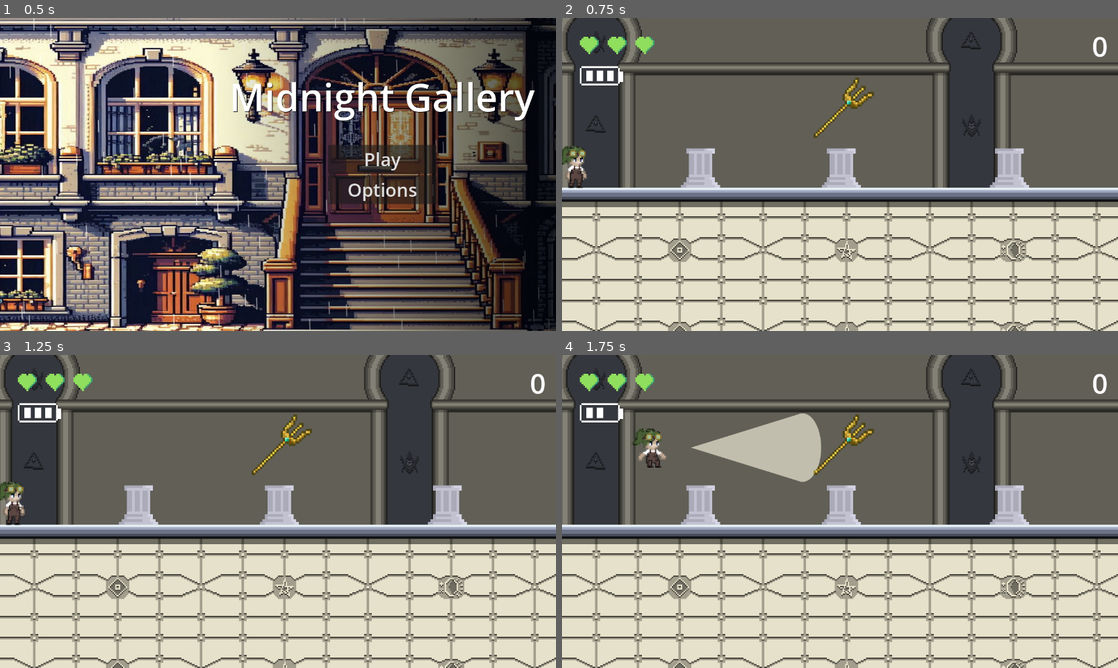
Above: before the commit, frames 1-4 (two rows, left to right).
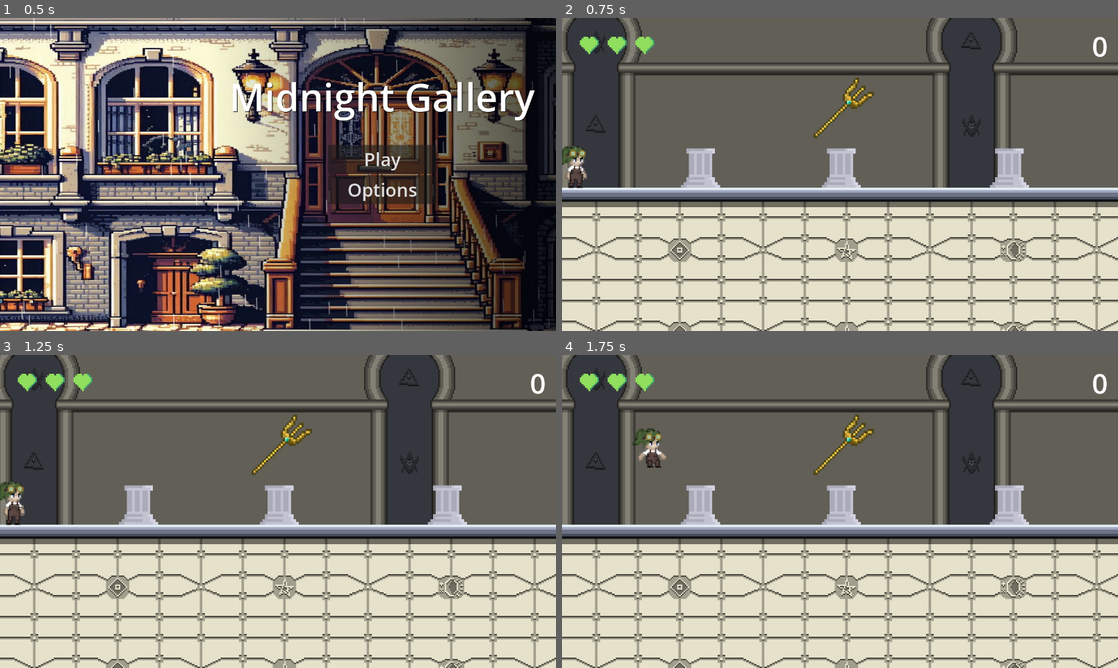
Above: after the commit, the same moments.

Repository: IES-Rafael-Alberti/GameOff2024KarambitStudios
Game: Godot game, scene res://Scenes/Menus/main_menu.tscn
Two runs of this game, one before a commit and one after it. Both use one fixed random seed, a clock stepped at 60 frames per second and the inputs below. The engine's default icon, where the game draws it, is replaced by a stand-in: a white triangle on a blue panel in a dark square.
Inputs (mouse positions are in pixels of both pictures, inside the frame that each line leads up to):
- Up to frame 1 (0.5 s): no input
- Up to frame 2 (0.75 s): click "Play" at 0.5 s
- Up to frame 3 (1.25 s): no input
- Up to frame 4 (1.75 s): move the mouse to (962, 495) at 1.27 s; hold D (Move_right) from 1.28 s (still down); right-click (962, 495) at 1.35 s; click (962, 495) at 1.42 s; tap Space (Jump) at 1.52 s

Frame 1 is identical in both runs. In frame 2, 0.3% of the frame differs, in the area x 3-11%, y 15-22%; in frame 3, 0.3%; in frame 4, 3.1%, in the area x 3-47%, y 15-41%.

Commit message:
Mas arreglos

Diff:
--- a/Scenes/Characters/player.tscn
+++ b/Scenes/Characters/player.tscn
@@ -640,7 +640,7 @@
 [sub_resource type="RectangleShape2D" id="RectangleShape2D_i7bck"]
 
 [sub_resource type="RectangleShape2D" id="RectangleShape2D_godh2"]
-size = Vector2(27, 27)
+size = Vector2(39.5, 58)
 
 [node name="Player" type="CharacterBody2D" groups=["Player"]]
 texture_filter = 1
@@ -740,6 +740,7 @@
 collision_mask = 4
 
 [node name="AttackHitbox" type="CollisionShape2D" parent="meleeAttack"]
+position = Vector2(6.25, -5)
 shape = SubResource("RectangleShape2D_godh2")
 
 [connection signal="timeout" from="Timers/AttackCoolDown" to="." method="_on_attack_cool_down_timeout"]
--- a/Scenes/Interface/HUD.tscn
+++ b/Scenes/Interface/HUD.tscn
@@ -54,6 +54,7 @@
 horizontal_alignment = 2
 
 [node name="Battery" type="Sprite2D" parent="."]
+visible = false
 position = Vector2(29, 135)
 scale = Vector2(4, 4)
 texture = ExtResource("4_3s32j")
--- a/Scripts/hud.gd
+++ b/Scripts/hud.gd
@@ -4,6 +4,7 @@
 @export var full_heart_texture: Texture2D
 @export var empty_heart_texture: Texture2D
 
+@onready var battery: Sprite2D = $Battery
 
 @onready var empty_heart: Sprite2D = $HeartBar/EmptyHeart
 @onready var full_heart: Sprite2D = $HeartBar/FullHeart
@@ -15,3 +16,5 @@
 	full_heart.region_rect.size.x = full_heart.texture.get_size().x * GameManager.player_health
 	score_label.text = str(GameManager.score)
 	charges.region_rect.size.x = charges.texture.get_size().x * GameManager.flash_count
+	if GameManager.flashlight:
+		battery.visible = true
--- a/Scripts/player.gd
+++ b/Scripts/player.gd
@@ -5,7 +5,6 @@
 const JUMP_VELOCITY = -300.0 # Velocidad del salto
 const DASH_SPEED = 400.0 # Velocidad del dash
 const DASH_DURATION = 1.5 # Duración del dash (segundos)
-const MAX_JUMPS = 2 # Máximo de saltos
 const ATTACK_DISTANCE = 30.0 # Distancia del área de ataque desde el personaje con la linterna
 const ATTACK_DISTANCE_MELEE = 10.0 # Distancia del área de ataque desde el personaje a melee
 const ATTACK_COOLDOWN = 0.5 # Cooldown del ataque (segundos)
@@ -13,6 +12,7 @@
 const DAMAGE_SHADER = preload("res://Shaders/DamageShader.gdshader")
 ## ------------------- Variables ----------------
 var gravity = ProjectSettings.get_setting("physics/2d/default_gravity")
+var MAX_JUMPS = 1
 var jumps_left = MAX_JUMPS
 var actual_duplicate_time: float = 0
 var duplicate_time: float = 0.05
@@ -74,6 +74,8 @@
 
 	melee_attack.visible = false
 	attack_hitbox_melee.disabled = true
+	if GameManager.double_jump:
+		MAX_JUMPS = 2
 
 func _physics_process(delta: float) -> void:
 	# Detectamos la dirección del movimiento
@@ -189,7 +191,7 @@
 
 ## ----------------- Función para realizar el ataque de la literna -------------------
 func perform_attack_flashlight():
-	if can_attack:
+	if can_attack and GameManager.flash_count > 0 and GameManager.flashlight:
 		can_attack = false
 		flash_attack.visible = true
 		attack_hitbox_flashlight.disabled = false
Not shown, changed: Scenes/Levels/dorado_scene.tscn
